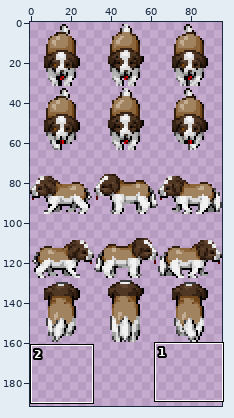
Sprite sheet, stored at src/assets/objects/dog.png. Above, an overview of the earlier version with the close-up marked.
Close-up. The starting point:
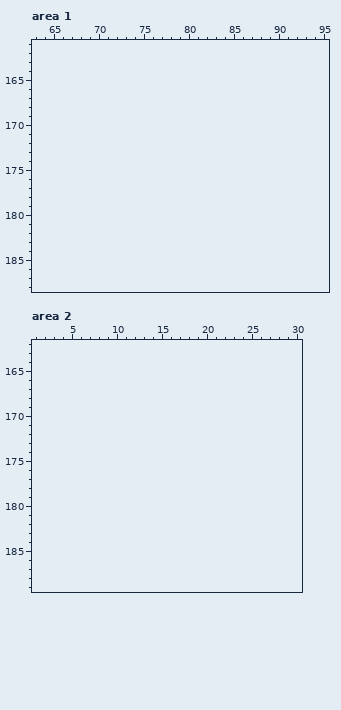
The file is 96x160 pixels. Colours within 5 levels of each other are drawn and written as one. Shown: area 1: x 63..95, y 161..188; area 2: x 1..30, y 162..189. The old version is drawn lined up with the new one, on the new canvas. The commit also changed other parts of the picture, which this record leaves out.
New version:
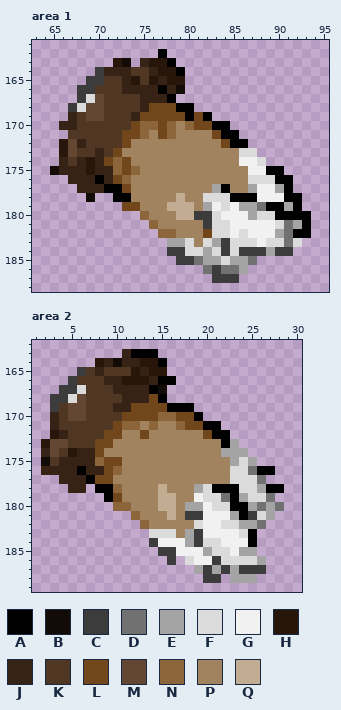
Palette (. is transparent): A #000000  B #130b05  C #3c3c3c  D #717171  E #a4a4a4  F #dbdbdb  G #f1f1f1  H #271609  J #372315  K #503724  L #72461b  M #634733  N #8c653b  P #a2835f  Q #c2ad93
The edit:
canvas 96x160 -> 96x192
Area 1:
y 162: x 77 . -> A
y 163: x 72..73 .. -> HB; x 75..78 .... -> JHHA
y 164: x 70..79 .......... -> CJJJKKJHHA
y 165: x 69..79 ........... -> CCKKJHKHJHH
y 166: x 68..79 ............ -> CCKKKJJJJAJB
y 167: x 68..78 ........... -> CFMKKKKJJJA
y 168: x 67..80 .............. -> CFMMKKKKJLLLAA
y 169: x 67..82 ................ -> JKMMKKKJLLLLLALA
y 170: x 66..84 ................... -> JJKKKKKKLNNLNPNLLAA
y 171: x 67..85 ................... -> KKKKKKLLNPLNPPPPLAA
y 172: x 66..86 ..................... -> HMJKKKKLPPPPPPPPPPLAA
y 173: x 66..87 ...................... -> HMKKJKLPPPPPPPPPPPPPFF
y 174: x 66..88 ....................... -> JKJHJLNLPPPPPPPPPPPPGGF
y 175: x 65..90 .......................... -> BJJJHJJNLNPPPPPPPPPPPPGGAA
y 176: x 67..91 ......................... -> JJJAJLNPPPPPPPPPPPPPFFFAA
y 177: x 68..91 ........................ -> JJJAALPPPPPPPPPEAPPEGGEA
y 178: x 69 . -> B; x 72..92 ..................... -> AAPPPPPQPPFFFAAAGGGAA
y 179: x 73..92 .................... -> LLPPPQQQPEGFGEEDAAEA
y 180: x 75..93 ................... -> NPPPQQCCFGGGEFFAAAA
y 181: x 76..93 .................. -> NPPPPPCFFGGGGGFDEA
y 182: x 77..93 ................. -> NNPPPLFFGFGGGEDAA
y 183: x 78..92 ............... -> EEFPFECFFFGFFDF
y 184: x 78..91 .............. -> CCFFEFCFCCCECC
y 185: x 79..87 ......... -> CCDEEFEED
y 186: x 82..86 ..... -> DCDDE
y 187: x 83..85 ... -> CCC
Area 2:
y 163: x 11..14 .... -> JAAA
y 164: x 8..15 ........ -> HJBJJHHA
y 165: x 6..15 .......... -> CKJKKKHJHH
y 166: x 5..16 ............ -> CKKKJJHHHJAA
y 167: x 4..15 ............ -> CCFKKKJJJJAB
y 168: x 3..15 ............. -> CCFMKKKKJJJLA
y 169: x 3..18 ................ -> CKMMKKKJJLLLLAAA
y 170: x 3..19 ................. -> JKMMKKKKLLLLNNLLA
y 171: x 3..21 ................... -> JKKKKKKLNNPNPPNLLAA
y 172: x 3..22 .................... -> HJKKKKLLPPLPPPPPPLAA
y 173: x 2..23 ...................... -> HMMKKKLLPPPPPPPPPPPPAE
y 174: x 2..24 ....................... -> JMKHJJLPPPPPPPPPPPPPEEE
y 175: x 2..25 ........................ -> BKJJJJNLLPPPPPPPPPPPPEFE
y 176: x 2..27 .......................... -> JJJJAJJLNPPPPPPPPPPPPFFDAA
y 177: x 4..26 ....................... -> JJJALLPPPPPPPPPPPPPFFFD
y 178: x 5..6 .. -> JJ; x 8..28 ..................... -> AANPPPPQPPPEFAAAFFEAA
y 179: x 9..27 ................... -> ALPPPPQQPPGFFDAEFFD
y 180: x 10..28 ................... -> NNPPPQQPEEGFFAAEDED
y 181: x 12..27 ................ -> NPPPQPCCGGGEACFE
y 182: x 13..26 .............. -> NPPPPPFGGFFEED
y 183: x 14..25 ............ -> FFFPECGGGGFA
y 184: x 14..25 ............ -> CGGGECFFGGGA
y 185: x 15..25 ........... -> CCGGGEFFGEE
y 186: x 16 . -> C; x 18..26 ......... -> FGGCFFFFE
y 187: x 19..26 ........ -> ECECECCC
y 188: x 20..21 .. -> CC; x 23..25 ... -> EEE
Where, in picture pixels (left, top, right, bottom), the same in both close-ups:
added: (50, 49, 311, 283)
added: (41, 349, 284, 583)
